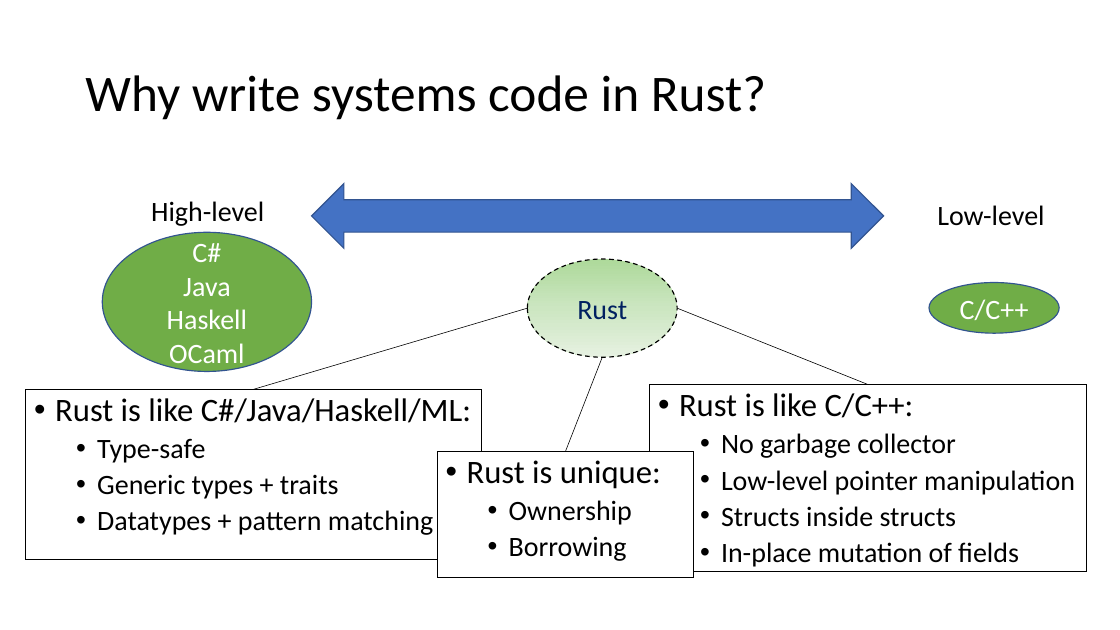
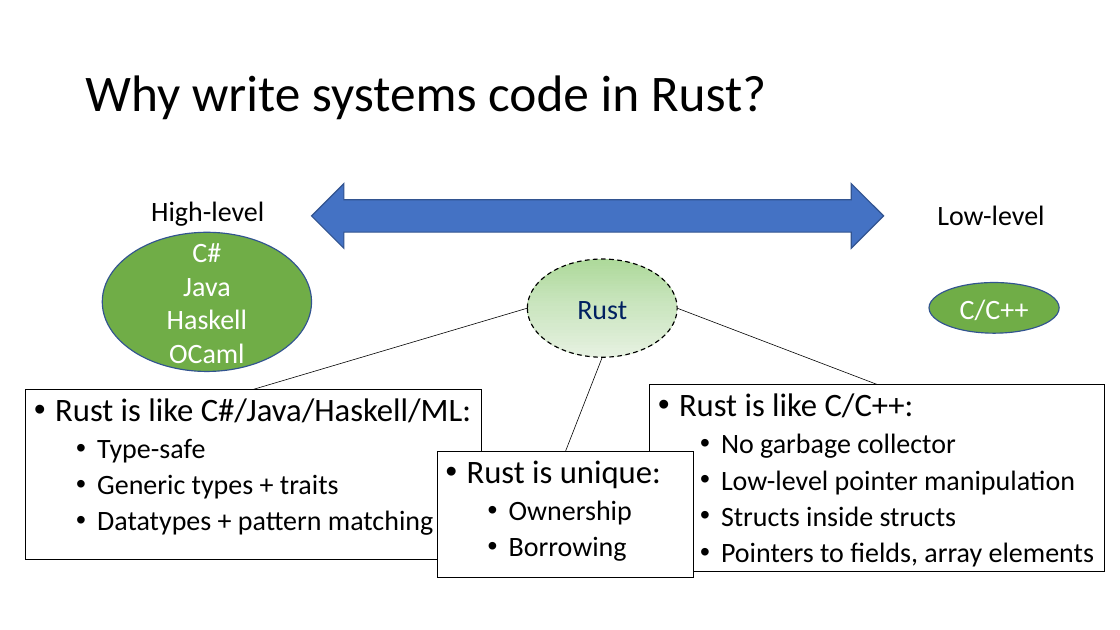
Before and after one commit to verus-lang/event-sites, a slide deck: slide 5 of 2026-summer-formal/slides/summer-school-formal-verus.pptx. Drawn at 1120x630 pixels with LibreOffice and Linux fonts; fonts in the diff are those of the drawing. Boxes give left, top, right and bottom in pixels: in the first picture for what was removed or moved away, otherwise in the second. Text is boxed around its words. In the diff, an @@ line names an element or a change of style, - is before the commit and + after.

```diff
--- a/2026-summer-formal/slides/summer-school-formal-verus.pptx
+++ b/2026-summer-formal/slides/summer-school-formal-verus.pptx
@@ line moved from (868, 385) - (677, 308) to (878, 385) - (677, 308) @@
@@ rectangle "Rust is like C/C++:": place and size @@
-rectangle "Rust is like C/C++:" at box(650, 385, 1087, 572)
+rectangle "Rust is like C/C++:" at box(650, 385, 1106, 572)
@@ text in rectangle at box(721, 542, 1094, 567): text changed @@
-  • In-place mutation of fields
+  • Pointers to fields, array elements
```
Also in this commit, not shown: 9 other slides changed, 2 slides added, 1 other file.
